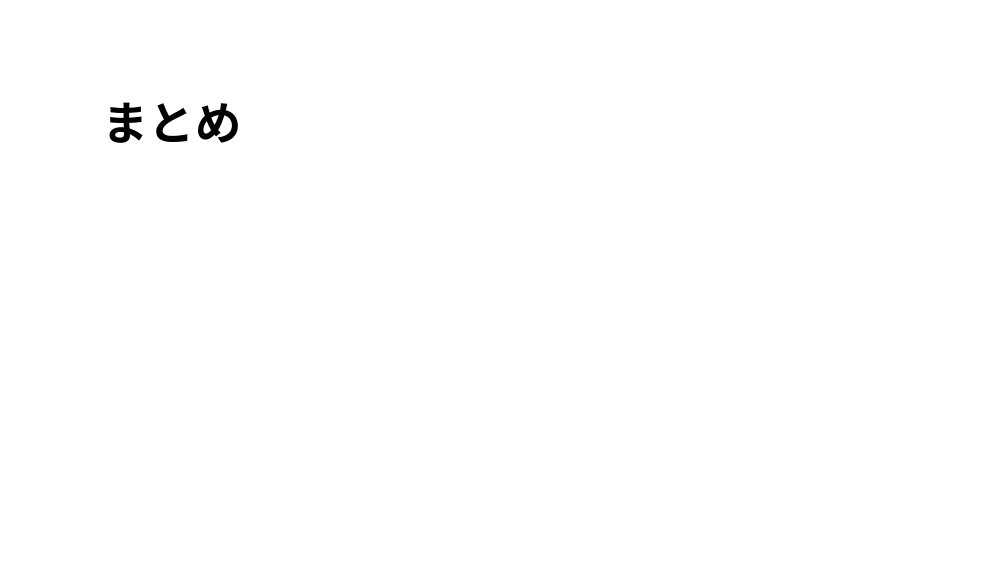
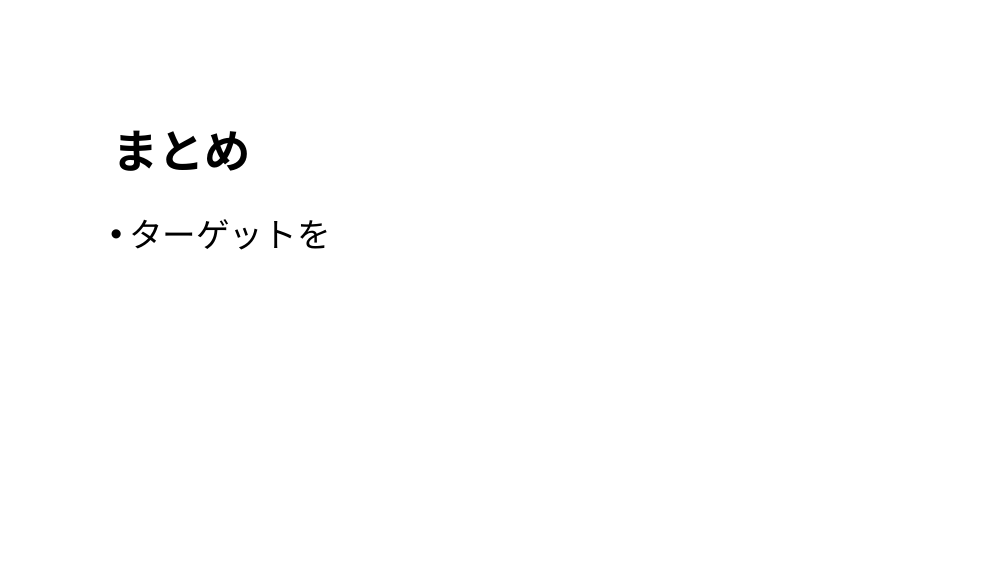
Before and after one commit to alto1412/Yokoari1207, a slide deck: slide 8 of よこありくんのプレゼンa.pptx. Drawn at 1008x567 pixels with LibreOffice and Linux fonts; fonts in the diff are those of the drawing; background and template pictures are left out. Boxes give left, top, right and bottom in pixels: in the first picture for what was removed or moved away, otherwise in the second. Text is boxed around its words. In the diff, an @@ line names an element or a change of style, - is before the commit and + after.

```diff
--- a/よこありくんのプレゼンa.pptx
+++ b/よこありくんのプレゼンa.pptx
@@ title "まとめ": place and size @@
-title "まとめ" at (103,102,242,143)
+title "まとめ" at (112,130,251,171)
@@ text added at (129,219,331,250), 32 pt, text #000000 @@
+• ターゲットを
```
Also in this commit, not shown: 5 other slides changed, 1 other file.
